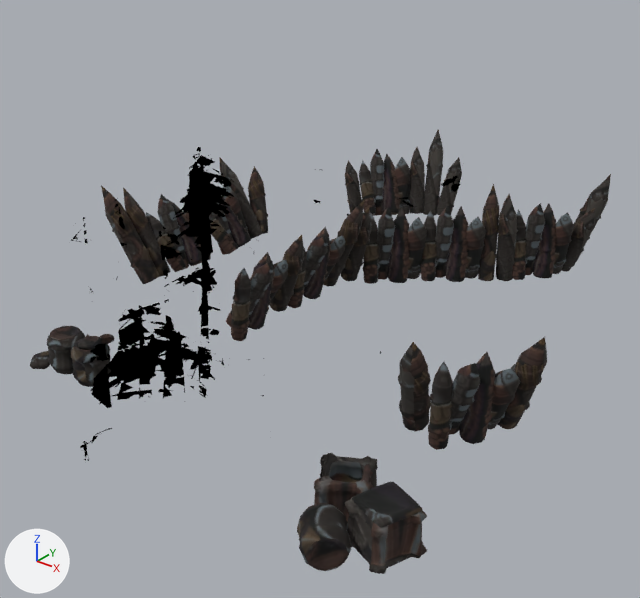
A saved change to the glTF model 3d/passe-alterac/models/storm_doodad_wcav_jungle_ao.glb.
Both versions are drawn from a 50 mm camera at (9.28, -12.2, 8.8) aimed at (-1.68, 1.51, 0.3). The lights are fixed; the arrows at lower left show +X, +Y and +Z. The first picture is the older version. Vertices at exactly the same position are counted once.

The older version as bpy lines, for what is in view:
```python
mat_material_2 = principled_material('Material_2')
mat_material_2.texture = img_storm_doodad_wcav_organickit_diff_png
mat_material_2.roughness = 1.0
mat_material_3 = bpy.data.materials.new('Material_3')
mat_material_3.use_nodes = True; mat_material_3.node_tree.nodes.clear()
_N = mat_material_3.node_tree.nodes; _L = mat_material_3.node_tree.links
n0 = _N.new('ShaderNodeBsdfPrincipled'); n0.name = 'Principled BSDF'
n0.inputs[2].default_value = 1.0  # 'Roughness'
n1 = _N.new('ShaderNodeOutputMaterial'); n1.name = 'Material Output'
n2 = _N.new('ShaderNodeMath'); n2.name = 'Math'
n2.operation = 'SUBTRACT'
n2.inputs[0].default_value = 1.0  # 'Value'
n3 = _N.new('ShaderNodeMath'); n3.name = 'Math.001'
n3.operation = 'LESS_THAN'
n3.inputs[1].default_value = 0.502  # 'Value'
n4 = _N.new('ShaderNodeTexImage'); n4.name = 'Image Texture'
n4.image = img_storm_doodad_wcav_foliage_diff_png
_L.new(n0.outputs[0], n1.inputs[0])  # 'BSDF' to 'Surface'
_L.new(n2.outputs[0], n0.inputs[4])  # 'Value' to 'Alpha'
_L.new(n3.outputs[0], n2.inputs[1])  # 'Value' to 'Value'
_L.new(n4.outputs[0], n0.inputs[0])  # 'Color' to 'Base Color'
_L.new(n4.outputs[1], n3.inputs[0])  # 'Alpha' to 'Value'
me_mesh_0 = bpy.data.meshes.new('Mesh_0')
me_mesh_0.from_pydata(...)  # 23195 vertices, 42543 faces; spans x -7.6..4.3, y -6.6..10.0, z -4.5..5.6
# faces by material slot: [6320, 3245, 29822, 3156]
me_mesh_0.materials.append(mat_material_0)
me_mesh_0.materials.append(mat_material_1)
me_mesh_0.materials.append(mat_material_2)  # picture img_storm_doodad_wcav_organickit_diff_png
me_mesh_0.materials.append(mat_material_3)
ob_mesh_0 = bpy.data.objects.new('Mesh_0', me_mesh_0)
ob_mesh_0.location = (0.0, 0.0, 0.0)
```
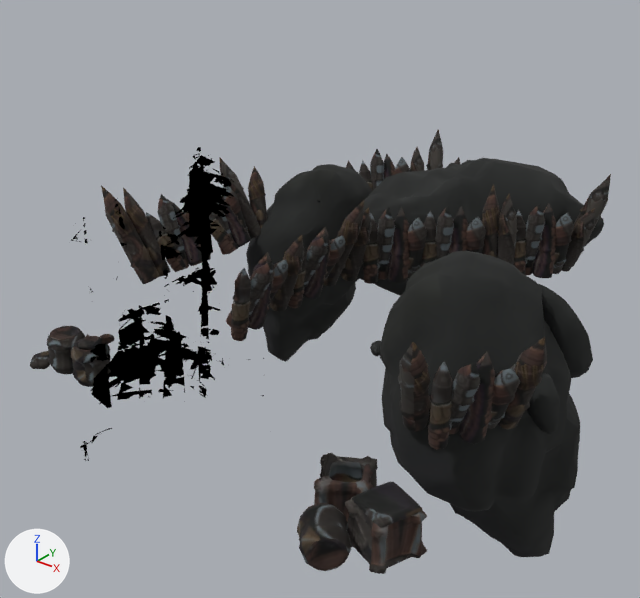
Where the newer file only moved an object's origin or applied its transform, the numbers keep the older frame.

What changed in the scene script:
```text
Add img_storm_doodad_wcav_tree_diff_composite_jpg:
    img_storm_doodad_wcav_tree_diff_composite_jpg = load_image('storm_doodad_wcav_tree_diff_composite.jpg', '../textures/storm_doodad_wcav_tree_diff_composite.jpg', 512, 512, 'sRGB')
Change mat_material_2:
    add n3 = _N.new('ShaderNodeMapping'); n3.name = 'Mapping'
    add n3.inputs[1].default_value = (-1.0, -20.65, 0.0)  # 'Location'
    add n3.inputs[3].default_value = (31.75, 22.03, 1.0)  # 'Scale'
    add n4 = _N.new('ShaderNodeUVMap'); n4.name = 'UV Map'
    add n4.uv_map = 'UVMap'
    where n2 = _N.new('ShaderNodeTexImage'); n2.name = 'Image Texture'
    add _L.new(n3.outputs[0], n2.inputs[0])  # 'Vector' to 'Vector'
    add _L.new(n4.outputs[0], n3.inputs[0])  # 'UV' to 'Vector'
Change mat_material_3:
    remove # nodes: BsdfPrincipled, Math x2, OutputMaterial, TexImage
    remove # uses the picture img_storm_doodad_wcav_foliage_diff_png
    nodes: BsdfPrincipled, Mapping, OutputMaterial, TexImage, UVMap
    uses the picture img_storm_doodad_wcav_tree_diff_composite_jpg
Add mat_material_4:
    mat_material_4 = bpy.data.materials.new('Material_4')
    # uses the picture img_storm_doodad_wcav_foliage_diff_png
Change me_mesh_0:
    where me_mesh_0.from_pydata(...)  # 23195 vertices, 42543 faces; spans x -7.6..4.3, y -6.6..10.0, z -4.5..5.6
    used by ob_mesh_0; location = (0.0, 0.0, 0.0)
    me_mesh_0 part 1: 2610 vertices moved within x -7.3..4.3, y -6.1..10.0, z -1.5..4.6; 94 vertices removed from x -6.9..3.5, y -5.8..9.4, z -0.2..3.7; 94 vertices added at x -6.9..3.5, y -5.8..9.5, z -0.3..3.7
    me_mesh_0 part 2: 9170 kept faces spanning x -7.5..4.3, y -5.7..10.0, z -0.4..2.2 get new texture (UV) coordinates
    me_mesh_0 part 3: 4590 faces spanning x -7.6..4.3, y -0.7..9.8, z -4.5..2.2 switch from mat_material_0 to mat_material_3
    add me_mesh_0.materials.append(mat_material_4)
```

What differs and where, as boxes (x1, y1, x2, y2) in the pictures (640 x 598 px; the box of a moved part takes in the faces that stretch with it):
'Mesh_0', surface changed, reshaped: (30, 130, 611, 574) in both
part 1 of me_mesh_0, moved or reshaped: (30, 130, 609, 571) in both
part 2 of me_mesh_0, surface changed: (245, 160, 601, 444) in both
part 3 of me_mesh_0, recoloured: after (246, 158, 604, 557)
